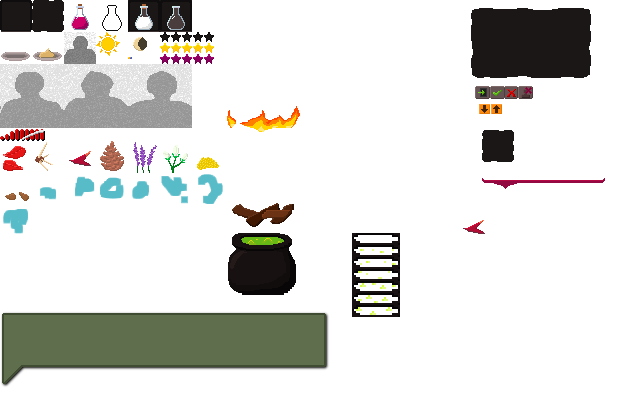
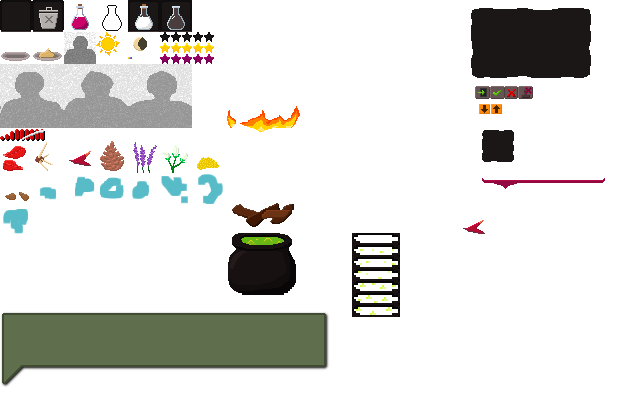
Two versions of the same layered image (640×400). Layer-by-layer changes:
painted on "Background copy" over [32,0,64,32]
